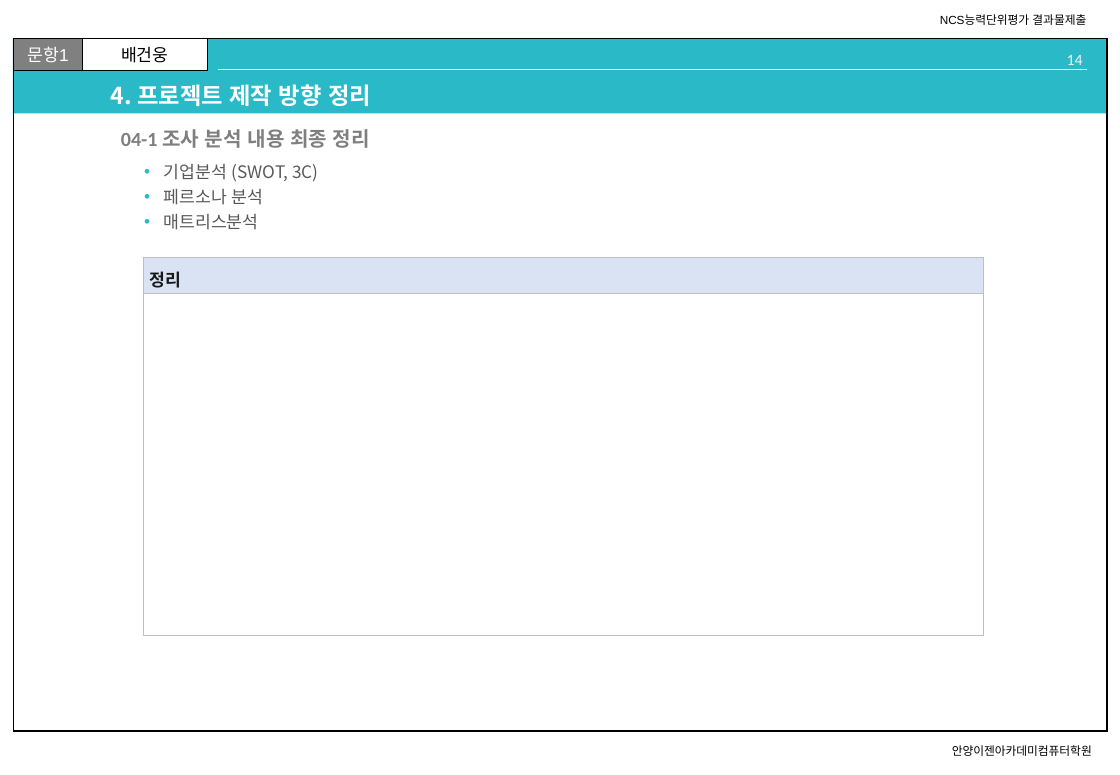
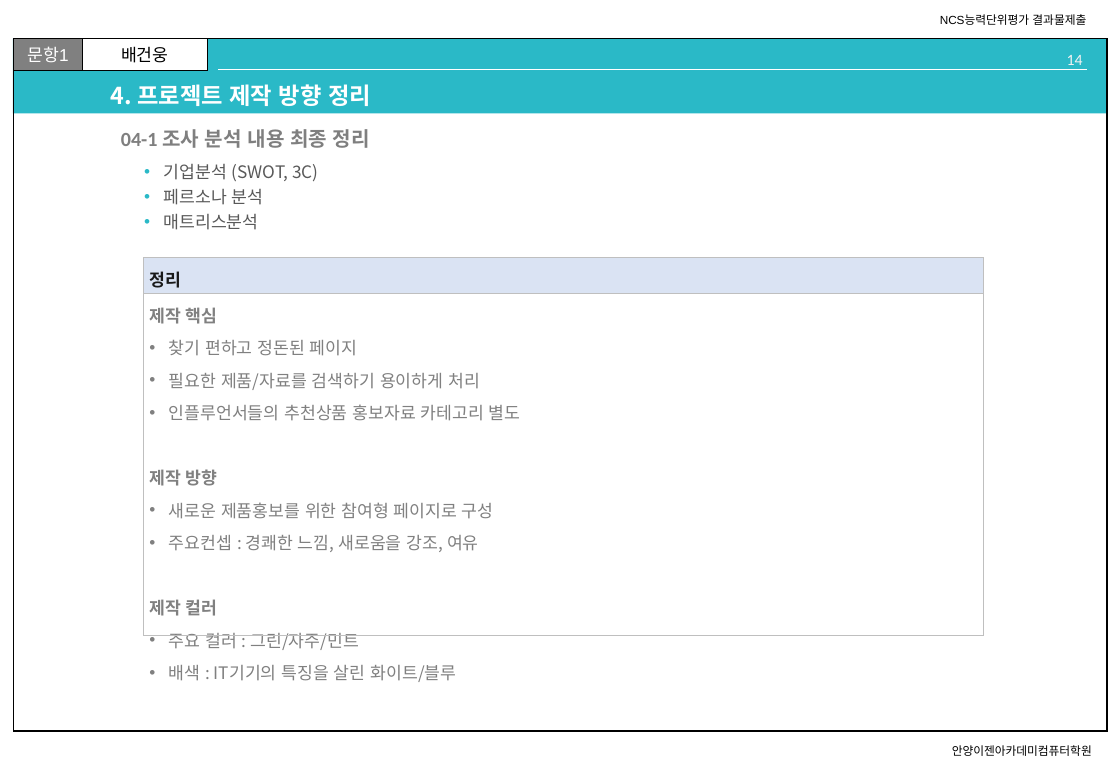
Before and after one commit to 100won-yes/100won_yes, a slide deck: slide 14 of d_homework/n_01_UIUX요구분석_제출양식.pptx. Drawn at 1120x775 pixels with LibreOffice and Linux fonts; fonts in the diff are those of the drawing. Boxes give left, top, right and bottom in pixels: in the first picture for what was removed or moved away, otherwise in the second. Text is boxed around its words. In the diff, an @@ line names an element or a change of style, - is before the commit and + after.

```diff
--- a/d_homework/n_01_UIUX요구분석_제출양식.pptx
+++ b/d_homework/n_01_UIUX요구분석_제출양식.pptx
@@ table at [144,258,983,686] @@
-row 2, column 1: 
+row 2, column 1: 제작 핵심 / 찾기 편하고 정돈된 페이지 / 필요한 제품/자료를 검색하기 용이하게 처리 / 인플루언서들의 추천상품 홍보자료 카테고리 별도 / 제작 방향 / 새로운 제품홍보를 위한 참여형 페이지로 구성 / 주요컨셉 : 경쾌한 느낌, 새로움을 강조, 여유 / 제작 컬러 / 주요 컬러 : 그린/자주/민트 / 배색 : IT기기의 특징을 살린 화이트/블루
```
Also in this commit, not shown: 15 other slides changed, 4 other files.
